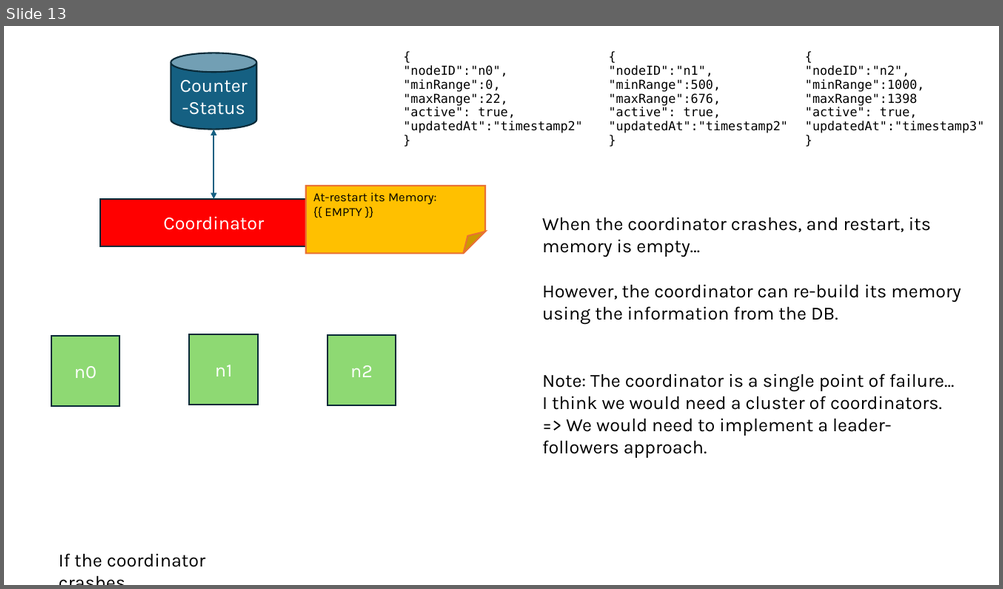
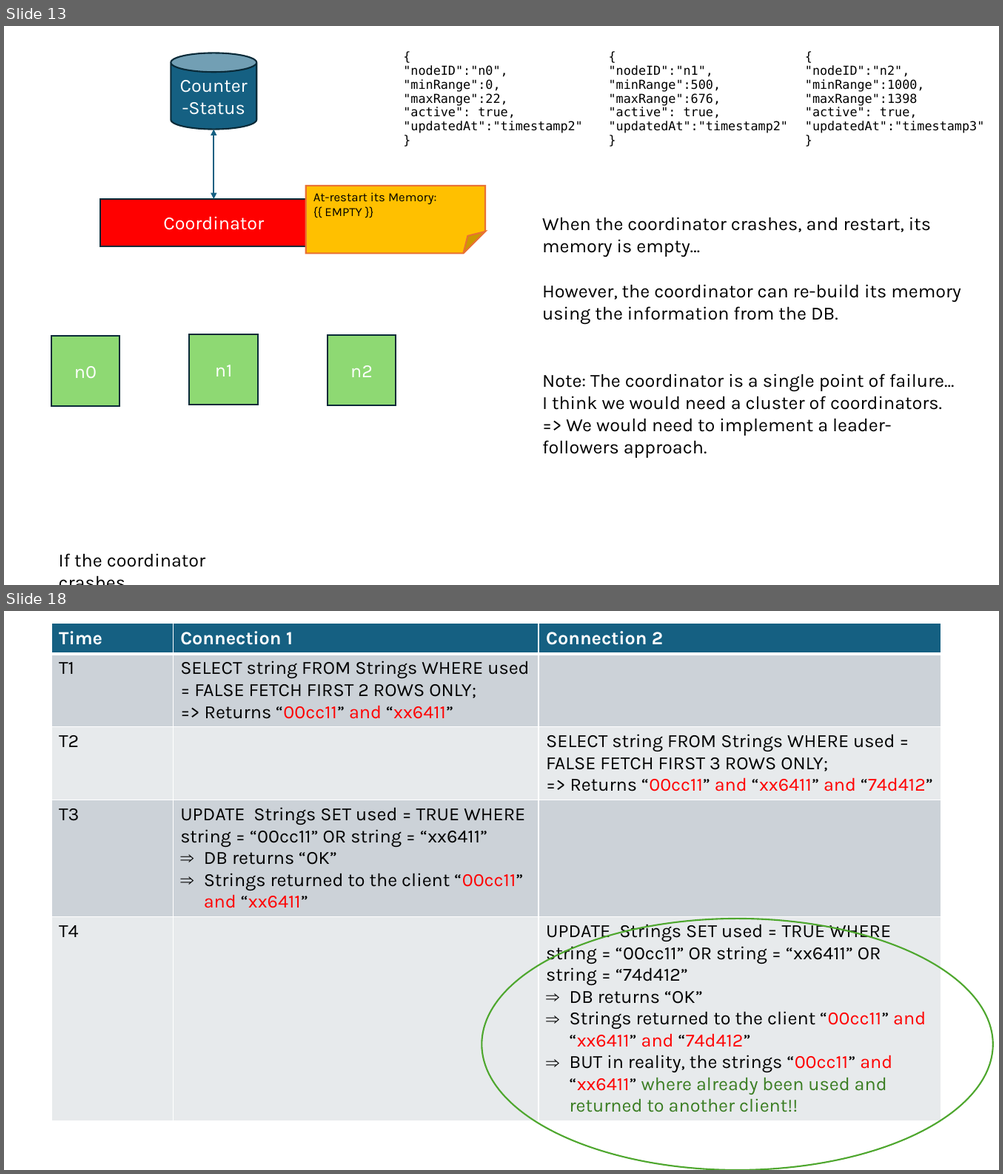
Before and after one commit to dventura3/system-design, a slide deck: docs/MySystemDesign_RangeOfCounter.pptx. Shown one above the other, each under a label of ours: slide 13 before the commit, slides 13 and 18 after it; the slides between them are not shown. The pictures are 1003x589 and 1003x1174 pixels, drawn with LibreOffice and Linux fonts; fonts in the diff are those of the drawing. Boxes give left, top, right and bottom in pixels: in the first picture for what was removed or moved away, otherwise in the second. Text is boxed around its words. In the diff, an @@ line names an element or a change of style, - is before the commit and + after.

```diff
--- a/docs/MySystemDesign_RangeOfCounter.pptx
+++ b/docs/MySystemDesign_RangeOfCounter.pptx
@@ slide 18 added at (4, 611, 999, 1170), background #FFFFFF @@
@@ table added at (52, 624, 941, 1154), 5 rows, 3 columns @@
+Time | Connection 1 | Connection 2
+T1 | SELECT string FROM Strings WHERE used = FALSE FETCH FIRST 2 ROWS ONLY; / => Returns “00cc11” and “xx6411” | 
+T2 |  | SELECT string FROM Strings WHERE used = FALSE FETCH FIRST 3 ROWS ONLY; / => Returns “00cc11” and “xx6411” and “74d412”
+T3 | UPDATE Strings SET used = TRUE WHERE string = “00cc11” OR string = “xx6411” / DB returns “OK” / Strings returned to the client “00cc11” and “xx6411” | 
+T4 |  | UPDATE Strings SET used = TRUE WHERE string = “00cc11” OR string = “xx6411” OR string = “74d412” / DB returns “OK” / Strings returned to the client “00cc11” and “xx6411” and “74d412” / BUT in reality, the strings “00cc11” and “xx6411” where already been used and returned to another client!!
@@ ellipse added at (481, 919, 993, 1170), outline #4EA72E 1.5 pt @@
```
Also in this commit, not shown: 1 slide changed, 6 other slides added, 11 other files.
